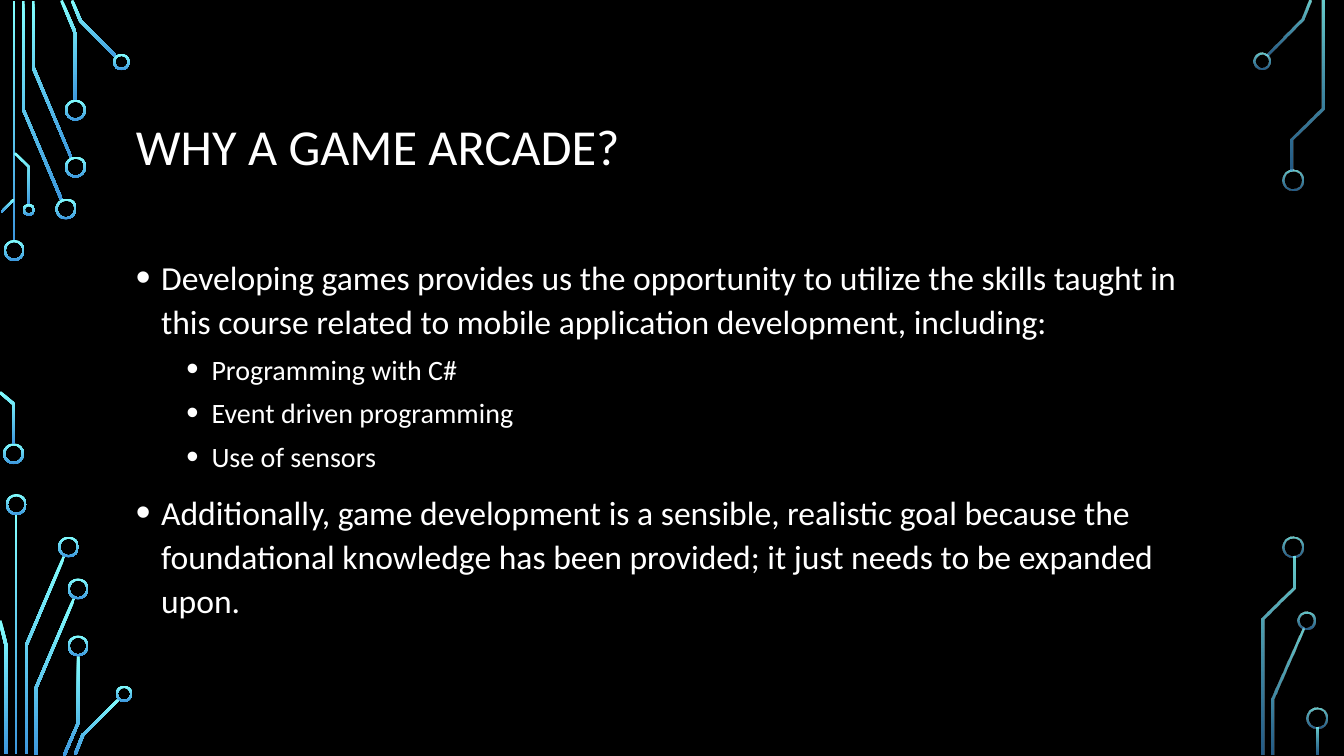
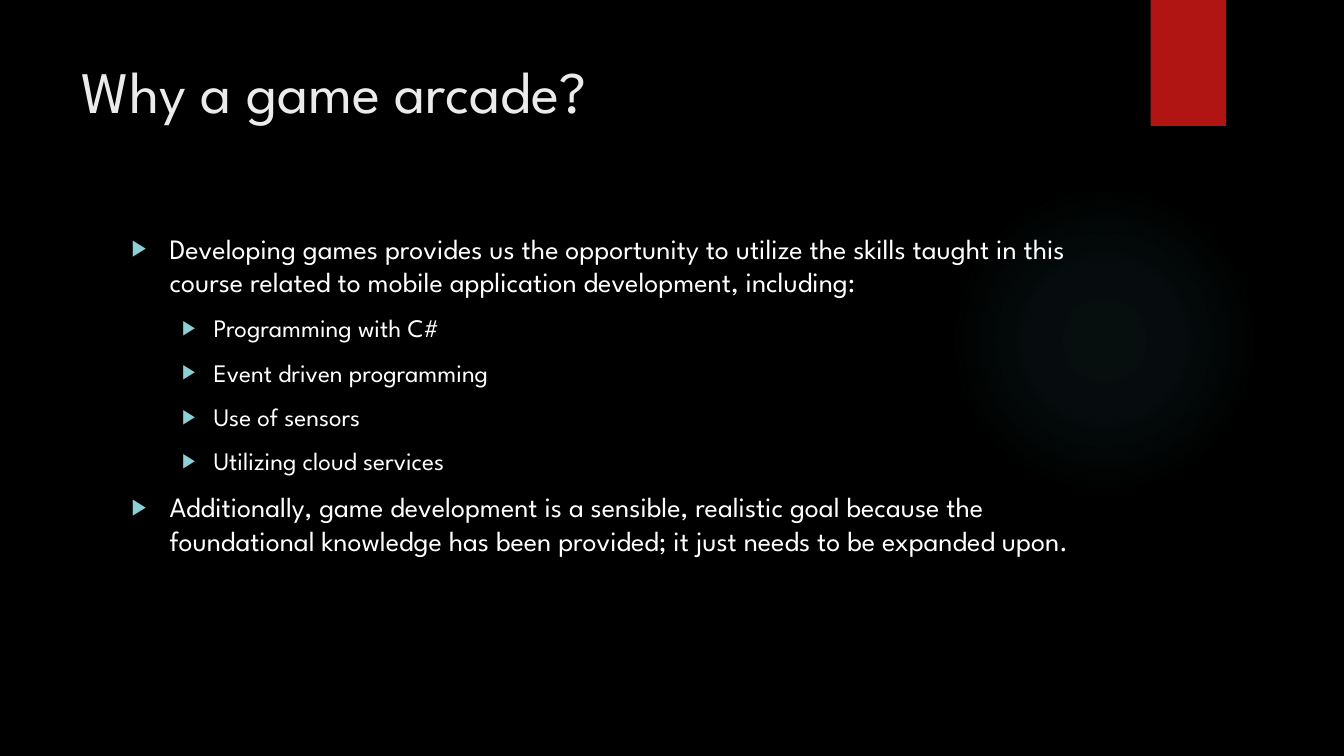
Before and after one commit to IgnitionOrk/SCaR_Arcade, a slide deck: slide 3 of SCaRArcade.pptx. Drawn at 1344x756 pixels with LibreOffice and Linux fonts; fonts in the diff are those of the drawing; background and template pictures are left out. Boxes give left, top, right and bottom in pixels: in the first picture for what was removed or moved away, otherwise in the second. Text is boxed around its words. In the diff, an @@ line names an element or a change of style, - is before the commit and + after.

```diff
--- a/SCaRArcade.pptx
+++ b/SCaRArcade.pptx
@@ rectangle added at [1150,0,1226,126], fill #B01513 @@
@@ title "Why a game arcade?" at [81,72,586,126]: vertical alignment middle to top @@
@@ title at [81,72,586,126]: text changed; size 36 to 42 pt; font Calibri to League Spartan; text colour #FFFFFF to #EBEBEB @@
-WHY A GAME ARCADE?
+Why a game arcade?
@@ ellipse added at [949,185,1259,495], fill gradient #50B9C1 @@
@@ text "Developing games provides us the ...": place and size @@
-text "Developing games provides us the ..." at [161,266,1175,619]
+text "Developing games provides us the ..." at [170,239,1068,557]
@@ text at [170,239,1068,557]: size 24 to 20 pt in "Developing games provides us the opportunity to ...", "Additionally, game development is a sensible, realistic ..."; font Calibri to League Spartan; size 20 to 18 pt in "Programming with C#", "Event driven programming", "Use of sensors"; bullet • to ▶; line spacing 1.1 to 1; more space between paragraphs @@
@@ text at [214,452,444,476]: paragraph added @@
+  ▶ Utilizing cloud services
@@ group removed at [0,0,1328,756]: 33 freeform shapes, 3 rectangles @@
```
Also in this commit, not shown: 8 other slides changed, 2 slides added, 2 slides removed.
